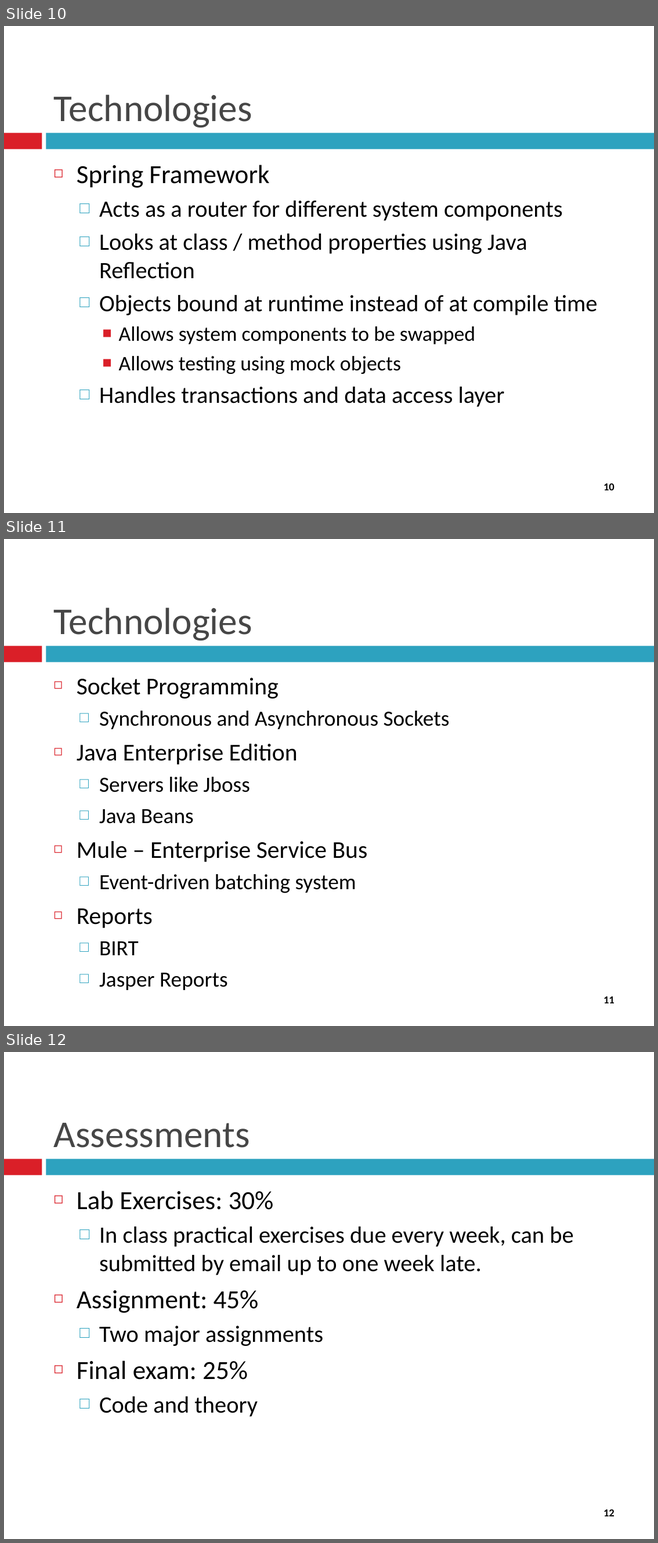
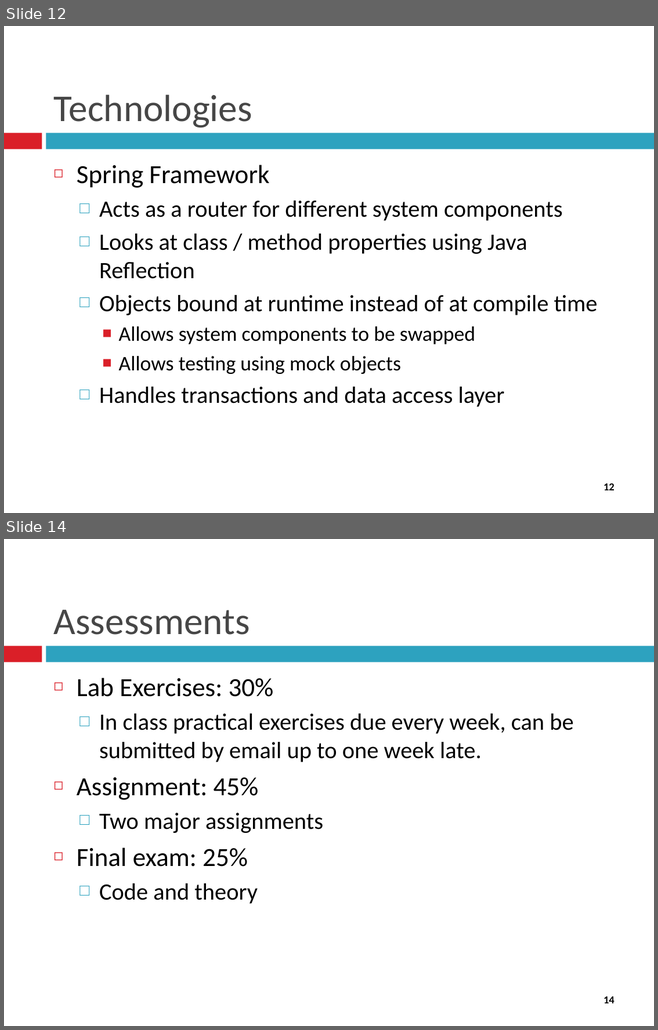
Before and after one commit to gareththomasnz/JAVAEE_Asst2, a slide deck: Documents/Week 1/EnterpriseJava1.pptx. Shown one above the other, each under a label of ours: slides 10, 11 and 12 before the commit, slides 12 and 14 after it; the slides between them are not shown. The pictures are 658x1543 and 658x1030 pixels, drawn with LibreOffice and Linux fonts; fonts in the diff are those of the drawing. Boxes give left, top, right and bottom in pixels: in the first picture for what was removed or moved away, otherwise in the second. Text is boxed around its words. In the diff, an @@ line names an element or a change of style, - is before the commit and + after.

```diff
--- a/Documents/Week 1/EnterpriseJava1.pptx
+++ b/Documents/Week 1/EnterpriseJava1.pptx
@@ slide 11 removed at box(4, 539, 654, 1026), background #FFFFFF; not listed: 3 template elements that a slide beside it also shows @@
@@ title removed at box(54, 607, 252, 641) @@
-Technologies
@@ text removed at box(76, 678, 449, 955) @@
-◻ Socket Programming
-  □ Synchronous and Asynchronous Sockets
-◻ Java Enterprise Edition
-  □ Servers like Jboss
-  □ Java Beans
-◻ Mule – Enterprise Service Bus
-  □ Event-driven batching system
-◻ Reports
-  □ BIRT
-  □ Jasper Reports
@@ what was slide 10 is now slide 12 @@
@@ page number at box(603, 484, 614, 491): text changed @@
-10
+12
@@ what was slide 12 is now slide 14 @@
@@ page number at box(603, 997, 614, 1004): text changed @@
-12
+14
```
Also in this commit, not shown: 5 slides changed, 3 slides added, 20 other files.
